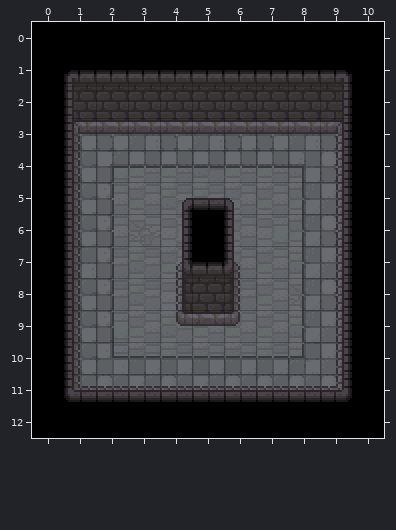
An edit to a level. Tiled map (JSON), assets/maps/map-test-1.tmj. Above is the file before it was changed.
Cells are 16x16 px. Shown: x 0..10, y 0..12.
And afterwards:
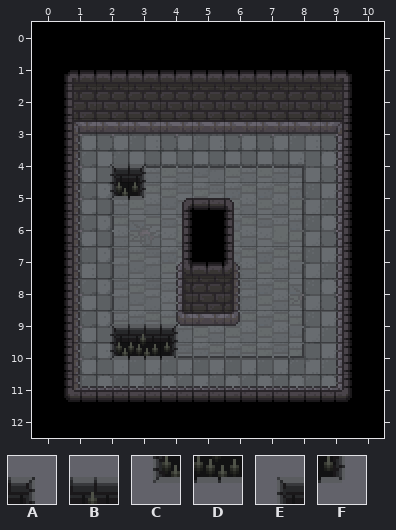
Key: from "floor1": A 160, B 163, C 224, D 225, E 257, F 259.
_ is an empty cell.
Tiles of an added or newly shown layer are drawn over the layers below it.
Commit message: spikes floor hole assets and test map
Changes in this commit:
{"where": "layer \"holes\" (added)"}
{"y":4,"x":2,"old":"__","new":"EA"}
{"y":5,"x":2,"old":"__","new":"CF"}
{"y":9,"x":2,"old":"___","new":"EBA"}
{"y":10,"x":2,"old":"___","new":"CDF"}
{"label":"added","picture_box":[110,164,146,200]}
{"label":"added","picture_box":[110,324,178,360]}
